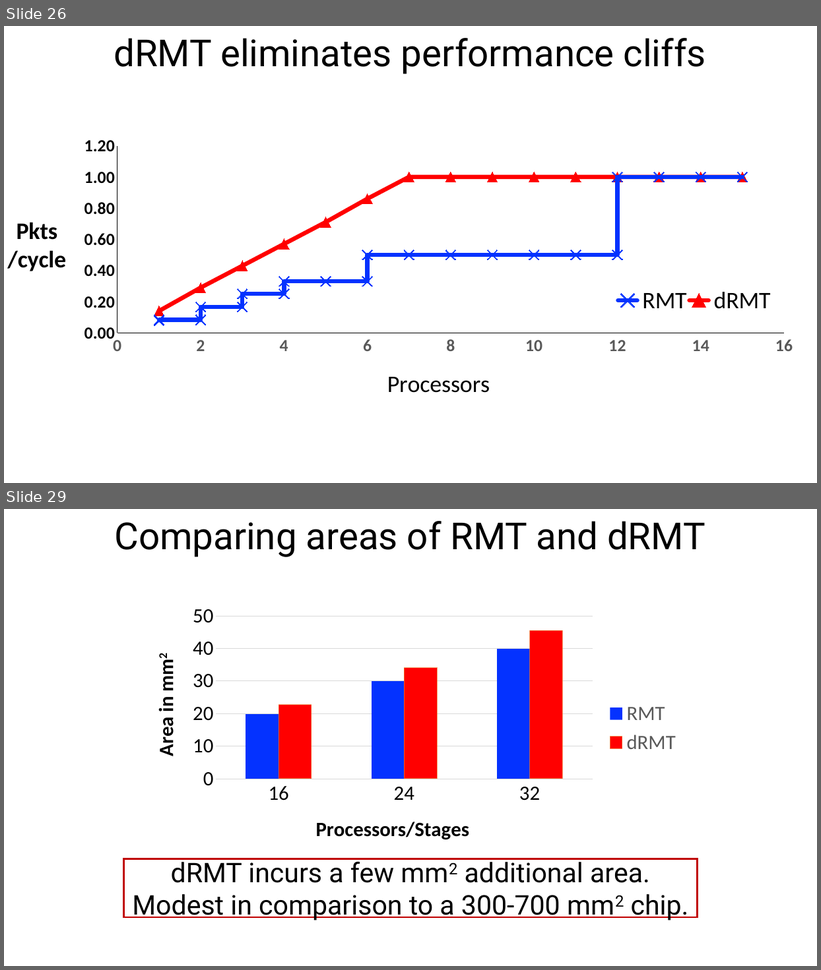
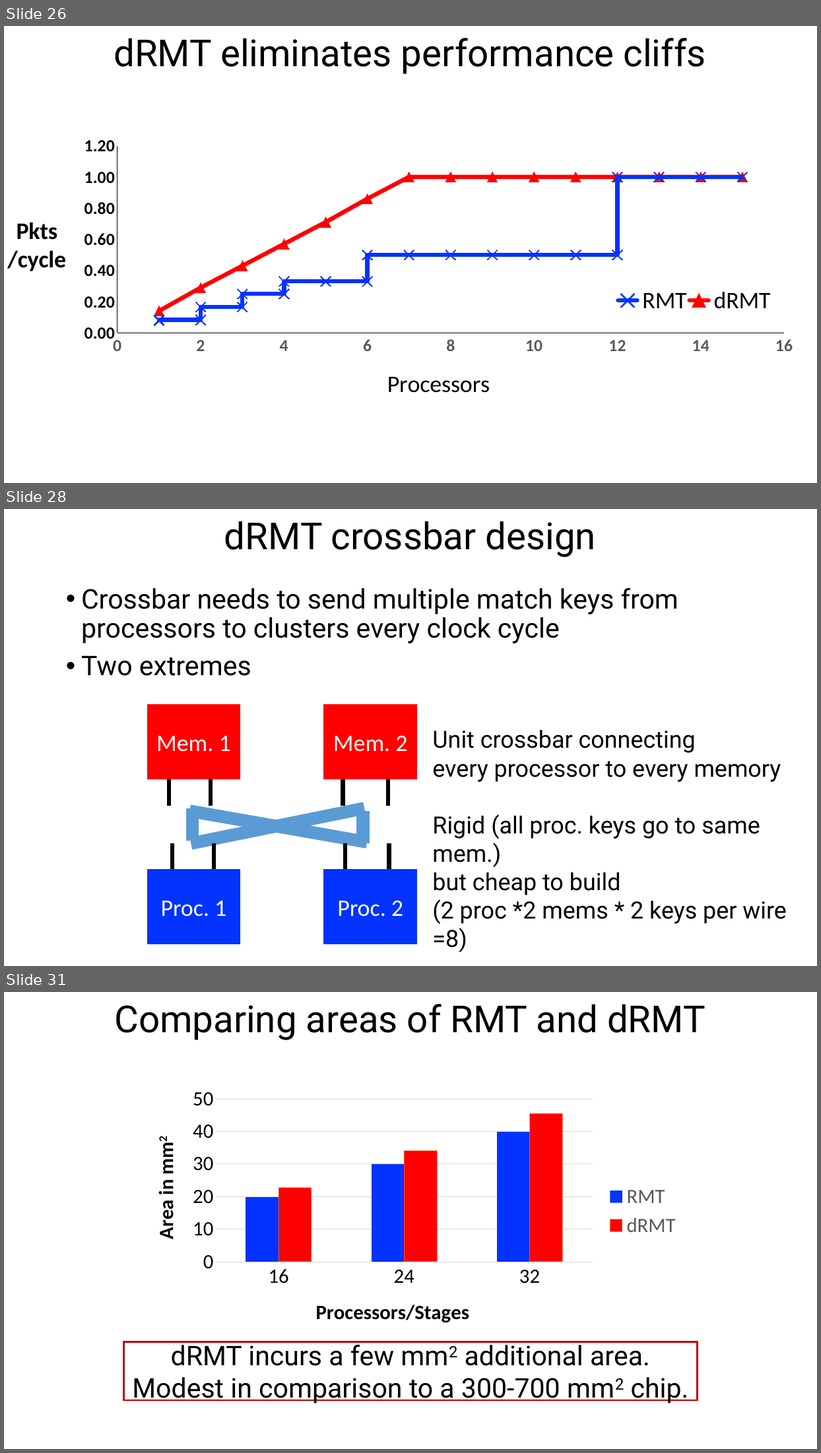
Before and after one commit to anirudhSK/drmt_talk, a slide deck: drmt_sigcomm.pptx. Shown one above the other, each under a label of ours: slides 26 and 29 before the commit, slides 26, 28 and 31 after it; the slides between them are not shown. The pictures are 821x970 and 821x1453 pixels, drawn with LibreOffice and Linux fonts; fonts in the diff are those of the drawing. Boxes give left, top, right and bottom in pixels: in the first picture for what was removed or moved away, otherwise in the second. Text is boxed around its words. In the diff, an @@ line names an element or a change of style, - is before the commit and + after.

```diff
--- a/drmt_sigcomm.pptx
+++ b/drmt_sigcomm.pptx
@@ slide 28 added at <box>4,509,817,966</box>, background #FFFFFF @@
@@ title added at <box>224,521,596,557</box>, 44 pt, text #000000 @@
+dRMT crossbar design
@@ text added at <box>81,588,679,676</box>, 32 pt, text #000000 @@
+• Crossbar needs to send multiple match keys from processors to clusters every clock cycle
+• Two extremes
@@ rectangle added at <box>147,705,240,779</box>, fill #FF0000, outline #FF0000 1 pt, 28 pt, text #FFFFFF @@
+Mem. 1
@@ rectangle added at <box>324,705,417,779</box>, fill #FF0000, outline #FF0000 1 pt, 28 pt, text #FFFFFF @@
+Mem. 2
@@ text added at <box>432,730,787,924</box>, 28 pt, text #000000 @@
+Unit crossbar connecting
+every processor to every memory
+Rigid (all proc. keys go to same mem.)
+but cheap to build
+(2 proc *2 mems * 2 keys per wire =8)
@@ line added from (169, 760) to (169, 806), #000000 5 pt @@
@@ line added from (211, 760) to (211, 806), #000000 5 pt @@
@@ line added from (343, 760) to (343, 806), #000000 5 pt @@
@@ line added from (388, 760) to (388, 806), #000000 5 pt @@
@@ line added from (189, 811) to (368, 843), #5B9BD5 15 pt @@
@@ line added from (191, 844) to (364, 809), #5B9BD5 15 pt @@
@@ line added from (193, 841) to (193, 809), #5B9BD5 15 pt @@
@@ line added from (363, 844) to (363, 811), #5B9BD5 15 pt @@
@@ line added from (172, 844) to (172, 890), #000000 5 pt @@
@@ line added from (214, 844) to (214, 890), #000000 5 pt @@
@@ line added from (345, 844) to (345, 890), #000000 5 pt @@
@@ line added from (389, 844) to (389, 890), #000000 5 pt @@
@@ rectangle added at <box>147,870,240,945</box>, fill #0432FF, outline #0432FF 1 pt, 28 pt, text #FFFFFF @@
+Proc. 1
@@ rectangle added at <box>324,870,417,945</box>, fill #0432FF, outline #0432FF 1 pt, 28 pt, text #FFFFFF @@
+Proc. 2
@@ what was slide 29 is now slide 31 @@
```
Also in this commit, not shown: 1 slide changed, 2 other slides added, 1 slide removed.
